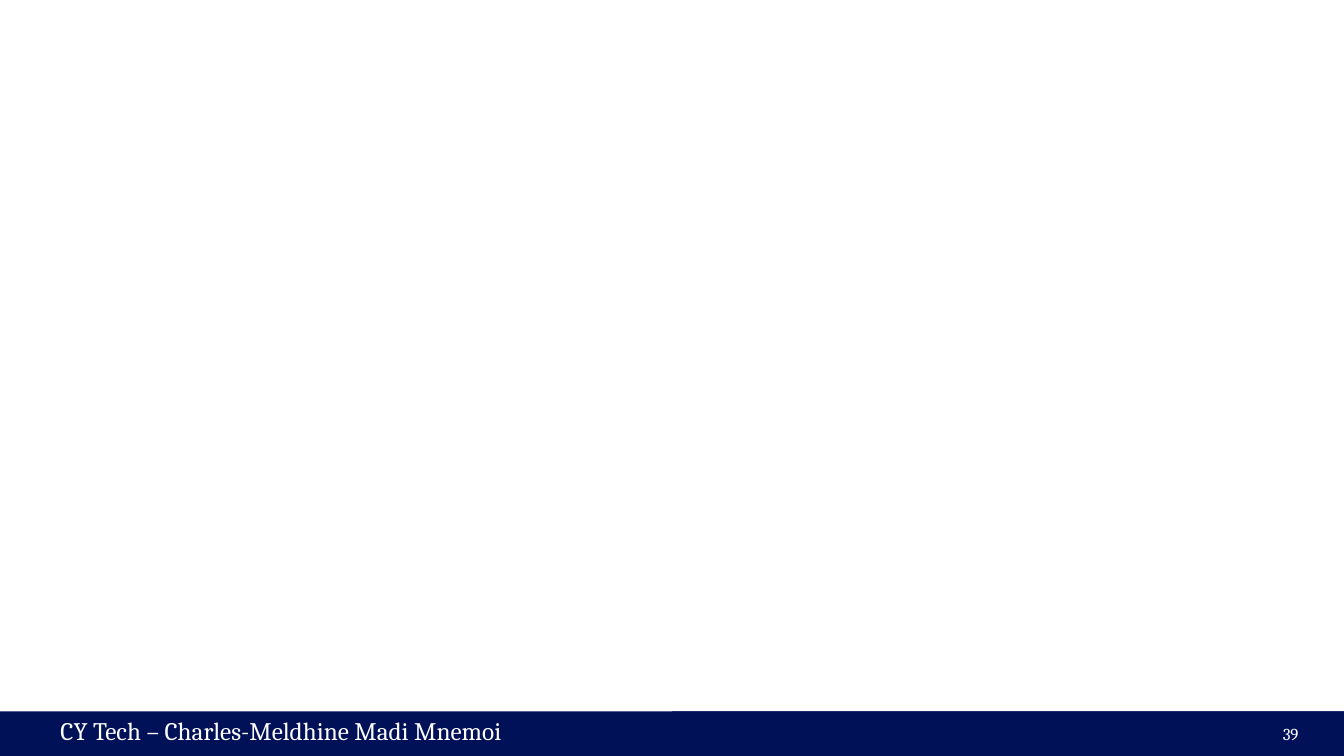
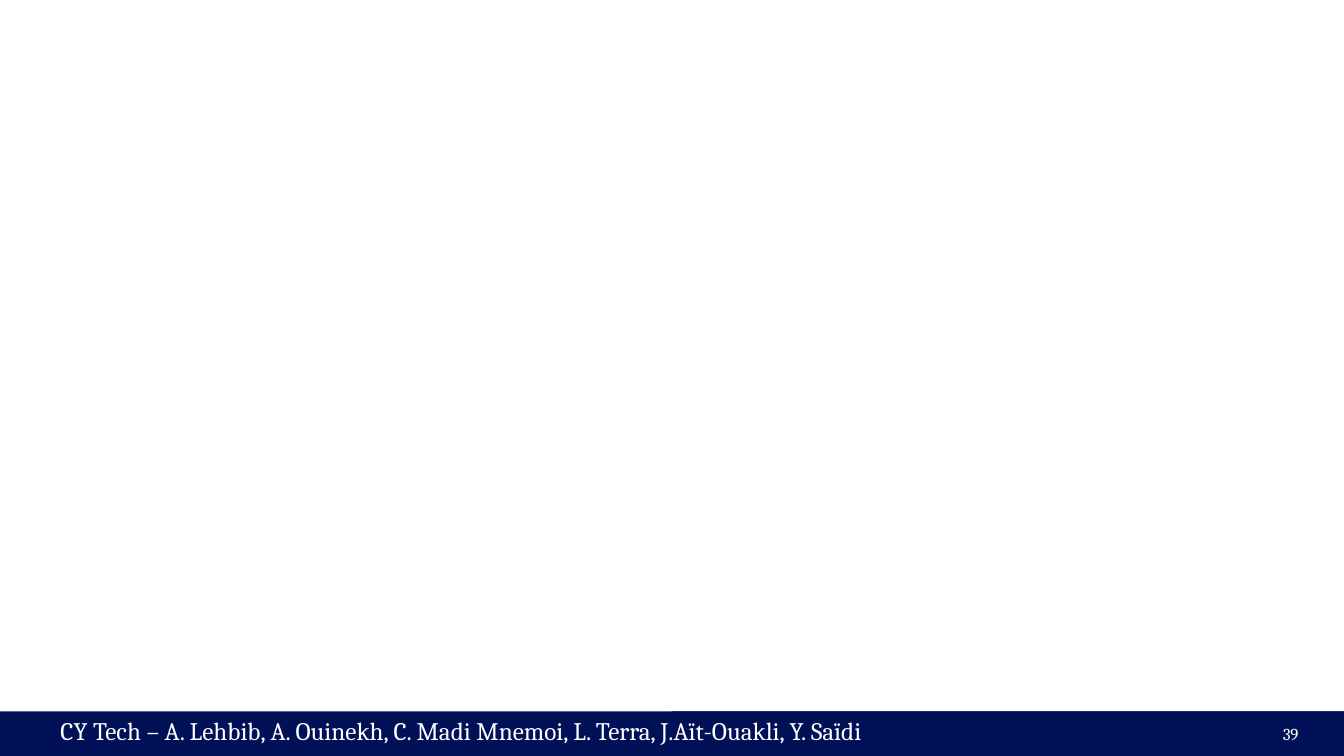
Before and after one commit to cmnemoi/cytech_sparks, a slide deck: slide 39 of presentation.pptx. Drawn at 1344x756 pixels with LibreOffice and Linux fonts; fonts in the diff are those of the drawing; background and template pictures are left out. Boxes give left, top, right and bottom in pixels: in the first picture for what was removed or moved away, otherwise in the second. Text is boxed around its words. In the diff, an @@ line names an element or a change of style, - is before the commit and + after.

```diff
--- a/presentation.pptx
+++ b/presentation.pptx
@@ text at (103,722,861,745): text changed @@
-CY Tech – Charles-Meldhine Madi Mnemoi
+CY Tech – A. Lehbib, A. Ouinekh, C. Madi Mnemoi, L. Terra, J.Aït-Ouakli, Y. Saïdi
```
Also in this commit, not shown: 11 other slides changed, 1 other file.
